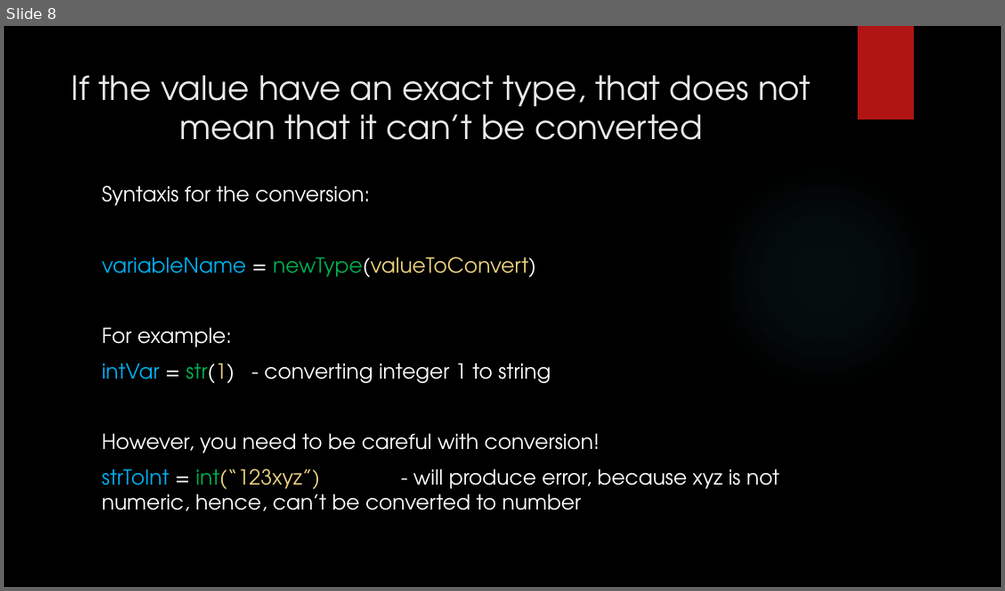
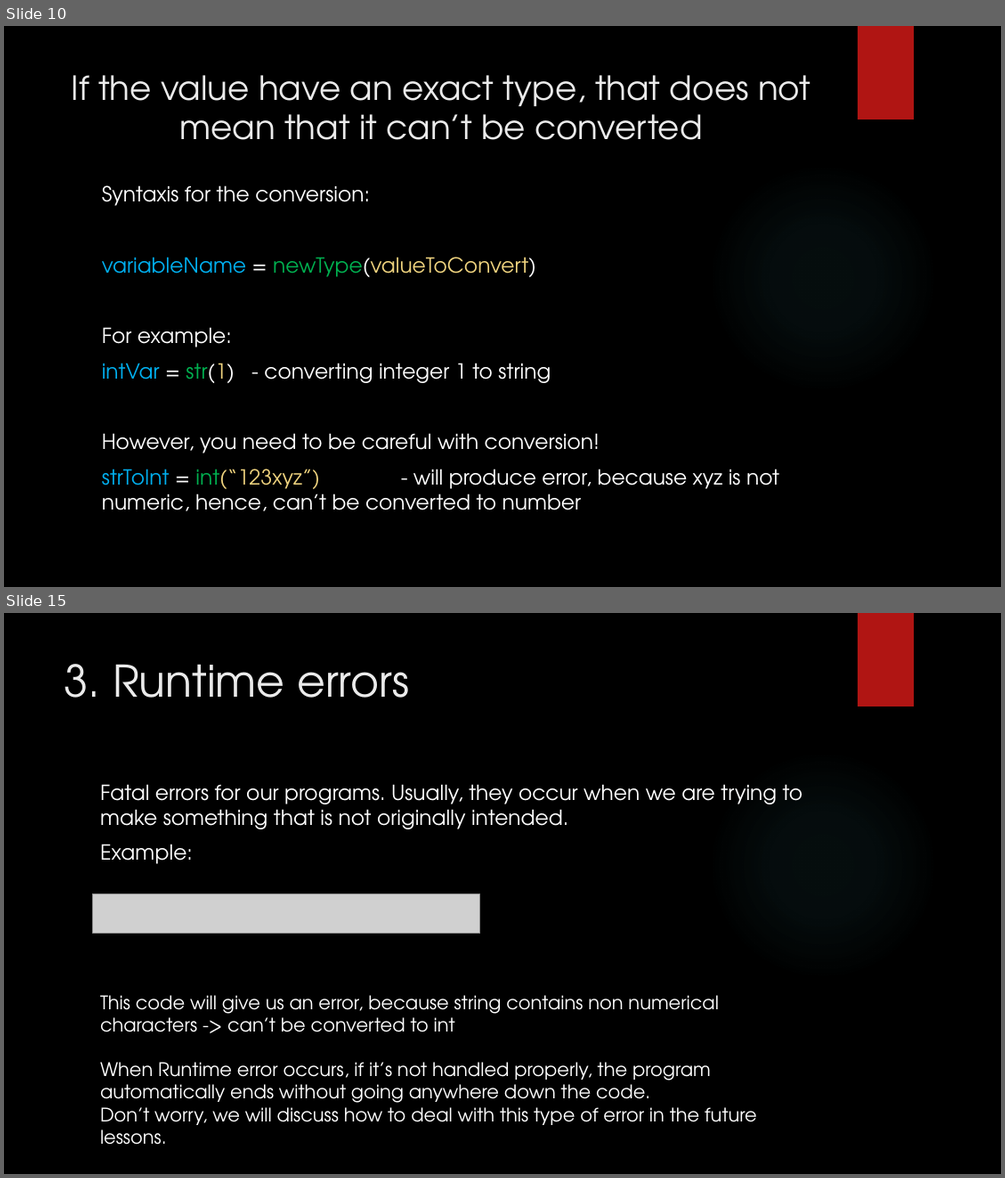
Before and after one commit to D-Voronkov-Official/Learning-Python, a slide deck: Presentations/Variables.pptx. Shown one above the other, each under a label of ours: slide 8 before the commit, slides 10 and 15 after it; the slides between them are not shown. The pictures are 1005x591 and 1005x1178 pixels, drawn with LibreOffice and Linux fonts; fonts in the diff are those of the drawing; grey boxes stand for pictures; background and template pictures are left out. Boxes give left, top, right and bottom in pixels: in the first picture for what was removed or moved away, otherwise in the second. Text is boxed around its words. In the diff, an @@ line names an element or a change of style, - is before the commit and + after.

Commit message:
Added images to the presentation + added styling to some slides + added explanation of how  memory works

```diff
--- a/Presentations/Variables.pptx
+++ b/Presentations/Variables.pptx
@@ slide 15 added at [4,613,1001,1174], background picture (left out); not listed: 2 template elements that a slide beside it also shows @@
@@ title added at [65,664,409,698], 42 pt, text #EBEBEB @@
+3. Runtime errors
@@ text added at [100,784,803,864], 20 pt, text #FFFFFF @@
+Fatal errors for our programs. Usually, they occur when we are trying to make something that is not originally intended.
+Example:
@@ picture added at [93,894,480,933] @@
@@ text added at [100,995,757,1144], 18 pt, text #FFFFFF @@
+This code will give us an error, because string contains non numerical characters -> can’t be converted to int
+When Runtime error occurs, if it’s not handled properly, the program automatically ends without going anywhere down the code.
+Don’t worry, we will discuss how to deal with this type of error in the future lessons.
@@ what was slide 8 is now slide 10 @@
```
Also in this commit, not shown: 1 slide changed, 10 other slides added.
